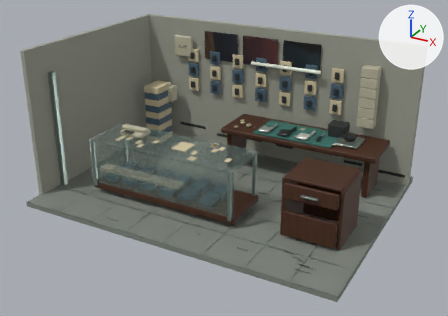
The glTF model dist/models/oldlane-shop.glb as it was, and as the next commit left it.
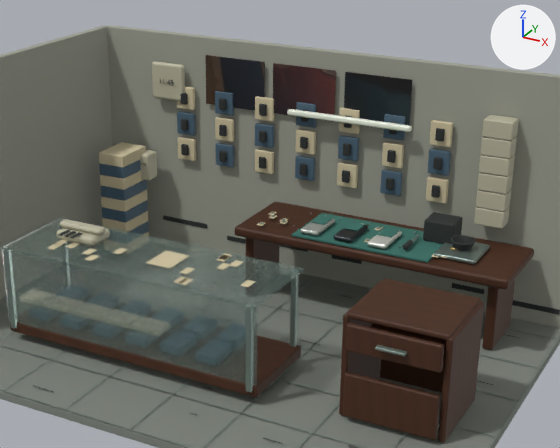
There are two pictures of each version: one whole from a 50 mm camera at (6.8, -12.55, 7.11) aimed at (0.07, -0.32, 1.0), one close up on the part from 20% to 90% of the width and 0% to 80% of the height. Lighting does not change. The marker at upper right points along +X, +Y and +Z. The first two pictures are the older version. Where no turn or scale is listed for an object, it has been applied to the vertices.

Objects in the first close-up: 'Cabinet_lower_front', 'Cabinet_right', 'Cabinet_top', 'Faded phone poster 1', 'Faded phone poster 2', 'Floor', 'Glass_counter_base', 'Glass_front', 'Glass_top', 'Left_wall', 'Rear_wall', 'Repair_bench' and 113 more.
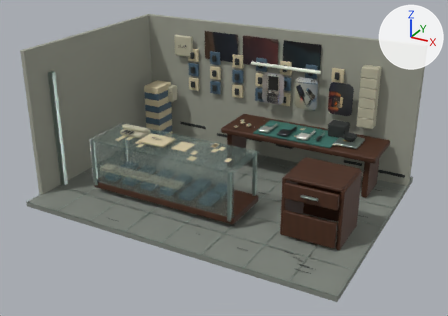
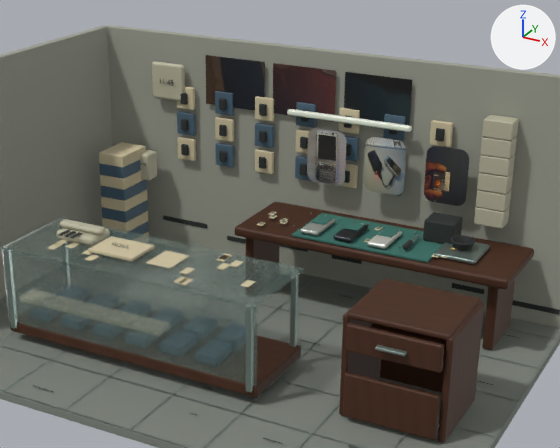
Boxes [x1, y1, x2, y2] around the edits, measured in the close-ups (560 x 448 px):
'Real_accessory_catalogue_2', added
    after: [424, 146, 469, 206]
'Real_accessory_catalogue_1', added
    after: [364, 137, 406, 195]
'Real_accessory_catalogue_0', added
    after: [307, 128, 347, 186]
'Reference_folder', added (beige)
    after: [88, 236, 154, 262]

The change, as a list of edits to the scene's bpy script:
```text
Add img_battery_bl4c:
    img_battery_bl4c = load_image('battery-bl4c', '_unpacked/battery-bl4c', 1024, 768, 'sRGB')
Add img_charger_2008:
    img_charger_2008 = load_image('charger-2008', '_unpacked/charger-2008', 1024, 682, 'sRGB')
Add img_nokia_n73_real:
    img_nokia_n73_real = load_image('nokia-n73-real', '_unpacked/nokia-n73-real', 768, 1024, 'sRGB')
Add mat_real_accessory_catalogue_2_photo:
    mat_real_accessory_catalogue_2_photo = principled_material('Real_accessory_catalogue_2 photo')
    mat_real_accessory_catalogue_2_photo.texture = img_battery_bl4c
    mat_real_accessory_catalogue_2_photo.metallic = 0.08
    mat_real_accessory_catalogue_2_photo.roughness = 0.6
Add mat_real_accessory_catalogue_1_photo:
    mat_real_accessory_catalogue_1_photo = principled_material('Real_accessory_catalogue_1 photo')
    mat_real_accessory_catalogue_1_photo.texture = img_charger_2008
    mat_real_accessory_catalogue_1_photo.metallic = 0.08
    mat_real_accessory_catalogue_1_photo.roughness = 0.6
Add mat_real_accessory_catalogue_0_photo:
    mat_real_accessory_catalogue_0_photo = principled_material('Real_accessory_catalogue_0 photo')
    mat_real_accessory_catalogue_0_photo.texture = img_nokia_n73_real
    mat_real_accessory_catalogue_0_photo.metallic = 0.08
    mat_real_accessory_catalogue_0_photo.roughness = 0.6
Add me_cube_349:
    me_cube_349.from_pydata(...)  # 96 vertices, 188 faces; spans x -0.36..0.36, y -0.275..0.275, z -0.025..0.025
    me_cube_349.materials.append(mat_yellowed_repair_slips)  # beige #d0c4a2
Add me_real_accessory_catalogue_2:
    me_real_accessory_catalogue_2.from_pydata(...)  # 36 vertices, 34 faces; spans x -0.32..0.32, y 0.0, z -0.425..0.425
    me_real_accessory_catalogue_2.materials.append(mat_real_accessory_catalogue_2_photo)  # picture img_battery_bl4c
Add me_real_accessory_catalogue_1:
    me_real_accessory_catalogue_1.from_pydata(...)  # 36 vertices, 34 faces; spans x -0.32..0.32, y 0.0, z -0.425..0.425
    me_real_accessory_catalogue_1.materials.append(mat_real_accessory_catalogue_1_photo)  # picture img_charger_2008
Add me_real_accessory_catalogue_0:
    me_real_accessory_catalogue_0.from_pydata(...)  # 36 vertices, 34 faces; spans x -0.32..0.32, y 0.0, z -0.425..0.425
    me_real_accessory_catalogue_0.materials.append(mat_real_accessory_catalogue_0_photo)  # picture img_nokia_n73_real
Add ob_reference_folder:
    ob_reference_folder = bpy.data.objects.new('Reference_folder', me_cube_349)
    ob_reference_folder.location = (-1.35, -1.1, 1.46)
Add ob_real_accessory_catalogue_2:
    ob_real_accessory_catalogue_2 = bpy.data.objects.new('Real_accessory_catalogue_2', me_real_accessory_catalogue_2)
    ob_real_accessory_catalogue_2.location = (2.1, 2.18, 2.1)
Add ob_real_accessory_catalogue_1:
    ob_real_accessory_catalogue_1 = bpy.data.objects.new('Real_accessory_catalogue_1', me_real_accessory_catalogue_1)
    ob_real_accessory_catalogue_1.location = (1.15, 2.18, 2.1)
Add ob_real_accessory_catalogue_0:
    ob_real_accessory_catalogue_0 = bpy.data.objects.new('Real_accessory_catalogue_0', me_real_accessory_catalogue_0)
    ob_real_accessory_catalogue_0.location = (0.2, 2.18, 2.1)
```
